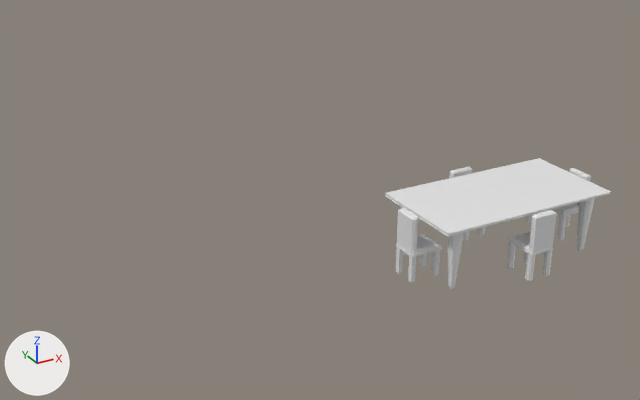
The FBX model Assets/03_Arts/Kitchen/Kitchen.fbx as it was, and as the next commit left it.
Before and after are seen from a camera (50 mm lens) standing at (-9.34, -4.63, 6.67) and looking at (-2.83, 7.21, 0.75). The lights are fixed; the arrows at lower left show +X, +Y and +Z. Where no turn or scale is listed for an object, it has been applied to the vertices.

The first picture shows 'Chairs.004', 'Chairs.006', 'Chairs.007', 'Kitchen Table'.
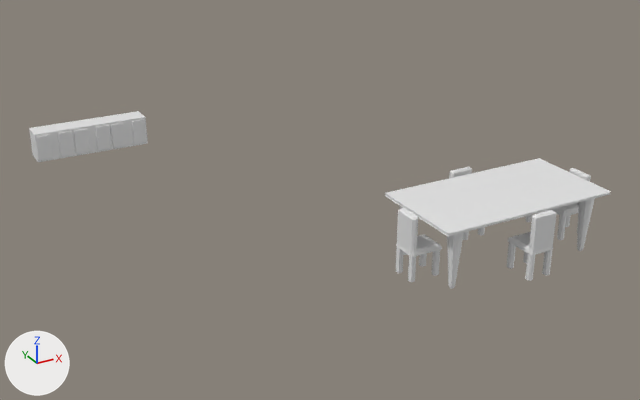
The edits, one by one:
Material 'm_kitchenTableTop' (mat_m_kitchentabletop) is new.
Its base color is (0.8, 0.8, 0.8) (white #e7e7e7).
Its roughness is 0.4.
Mesh me_cube_079 is new.
It has 80 vertices, 70 faces and spans x 0.0..0.635, y -0.075..0.342, z -0.245..0.245.
It uses material mat_m_kitchentabletop (white #e7e7e7).
Object 'Kitchen Cabinet.001' (ob_kitchen_cabinet_001) is new; it shows me_cube_079.
Its location is (-6.17, 9.76, 1.55).
Object 'Kitchen Cabinet.002' (ob_kitchen_cabinet_002) is new; it shows a copy of me_cube_079.
Its location is (-5.54, 9.76, 1.55).
Object 'Kitchen Cabinet' (ob_kitchen_cabinet) is new; it shows a copy of me_cube_079.
Its location is (-6.81, 9.76, 1.55).

Where the change shows, as pixel boxes [x1, y1, x2, y2] in the pictures (640 x 400 px):
'Kitchen Cabinet', added
    after: [29, 122, 76, 162]
'Kitchen Cabinet.001', added
    after: [67, 117, 112, 156]
'Kitchen Cabinet.002', added
    after: [104, 111, 148, 149]
